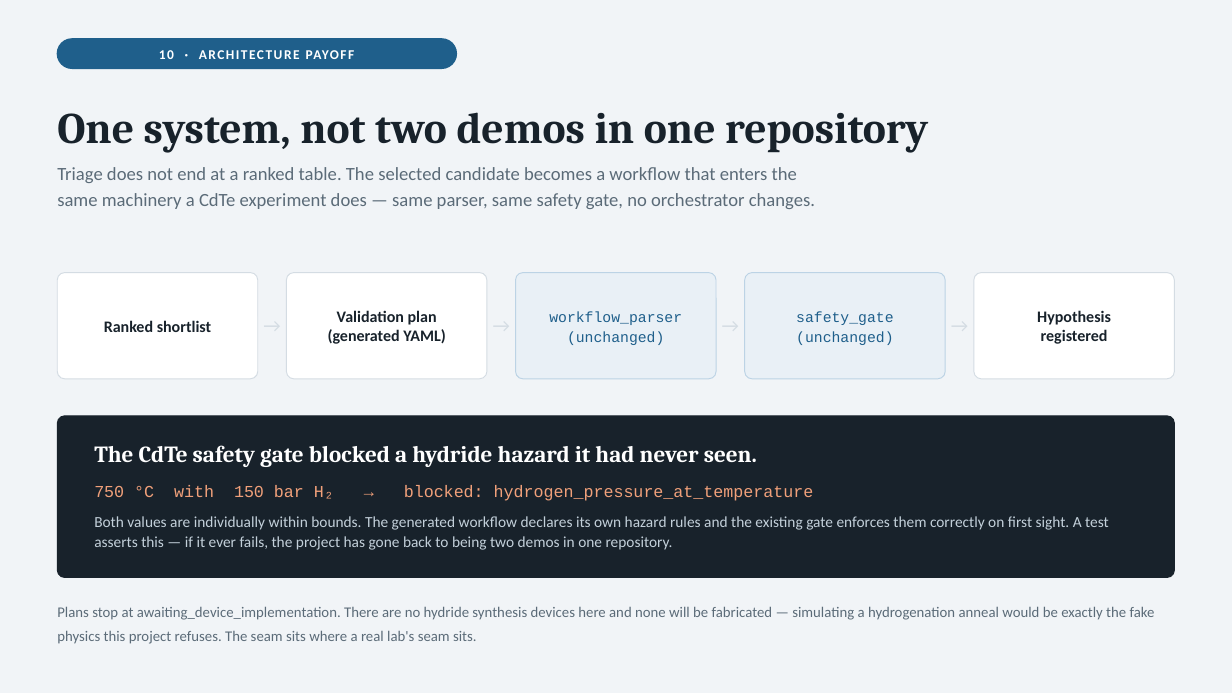
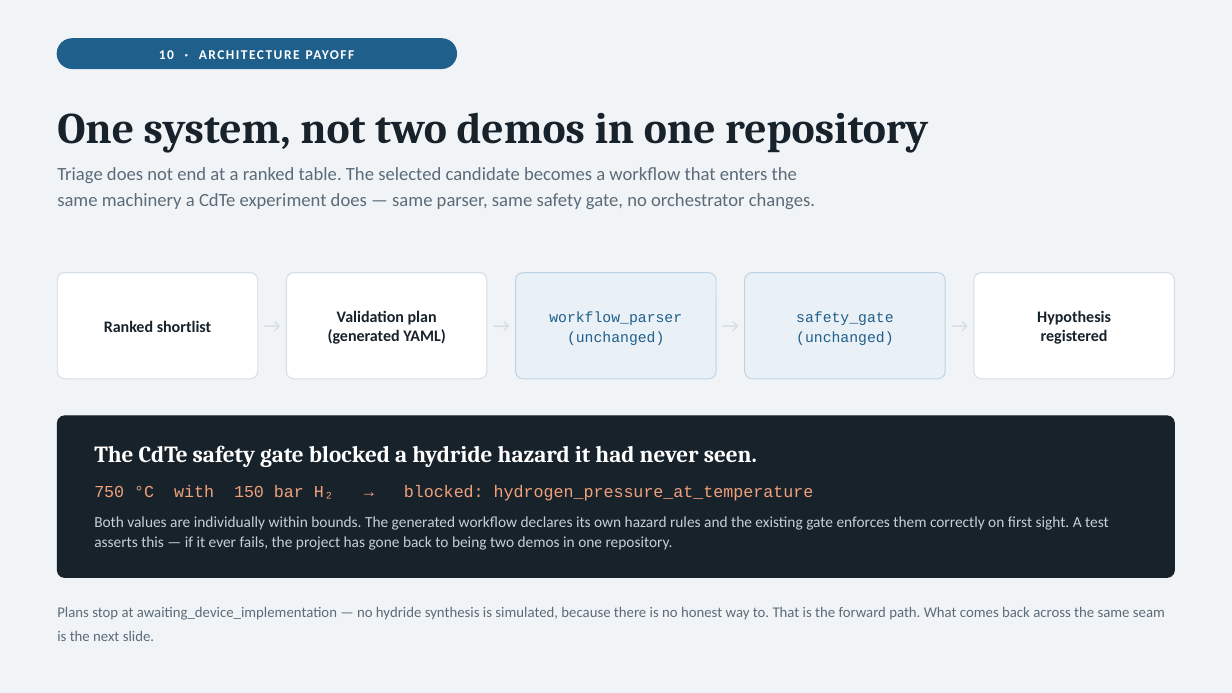
Before and after one commit to dekunsun/ai-to-lab-orchestrator, a slide deck: slide 11 of docs/deck/ai_to_lab_orchestrator.pptx. Drawn at 1232x693 pixels with LibreOffice and Linux fonts; fonts in the diff are those of the drawing. Boxes give left, top, right and bottom in pixels: in the first picture for what was removed or moved away, otherwise in the second. Text is boxed around its words. In the diff, an @@ line names an element or a change of style, - is before the commit and + after.

```diff
--- a/docs/deck/ai_to_lab_orchestrator.pptx
+++ b/docs/deck/ai_to_lab_orchestrator.pptx
@@ text at [57,607,1165,641]: text changed @@
-Plans stop at awaiting_device_implementation. There are no hydride synthesis devices here and none will be fabricated — simulating a hydrogenation anneal would be exactly the fake physics this project refuses. The seam sits where a real lab's seam sits.
+Plans stop at awaiting_device_implementation — no hydride synthesis is simulated, because there is no honest way to. That is the forward path. What comes back across the same seam is the next slide.
```
Also in this commit, not shown: 5 other slides changed, 1 slide added, 4 other files.
